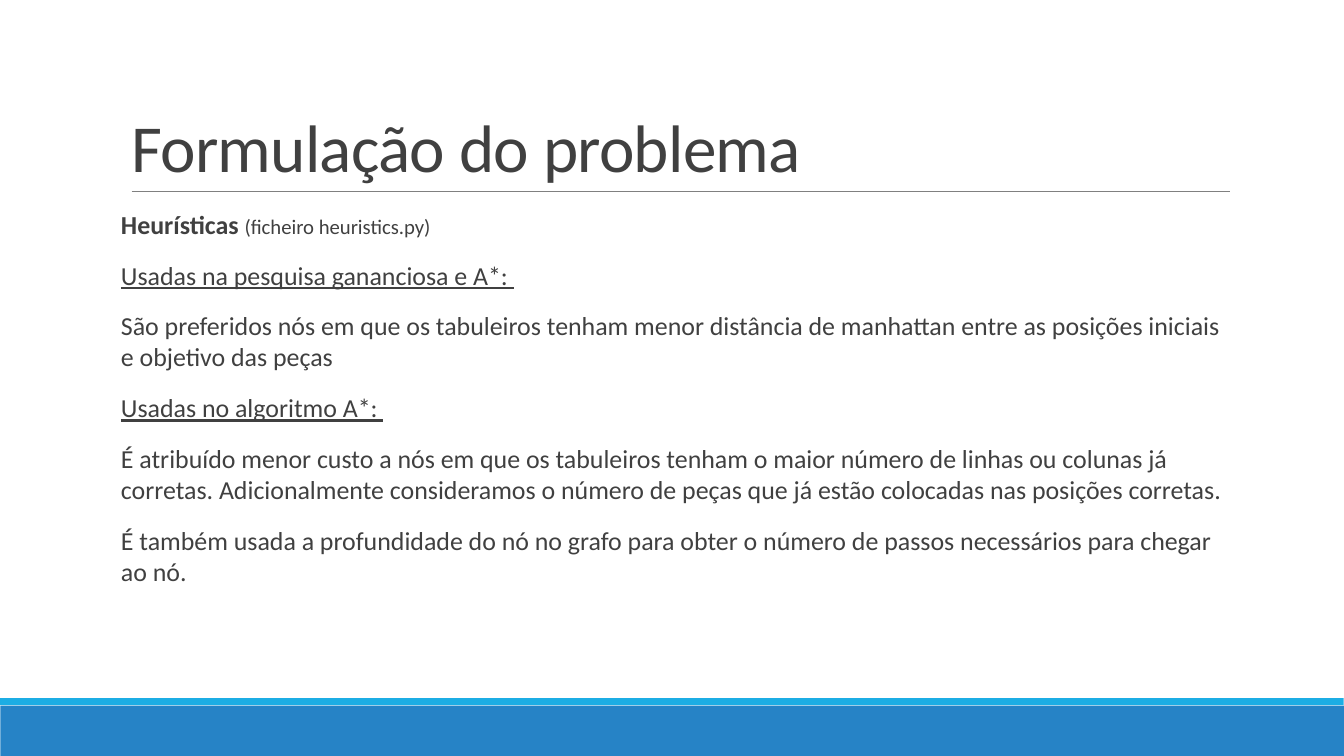
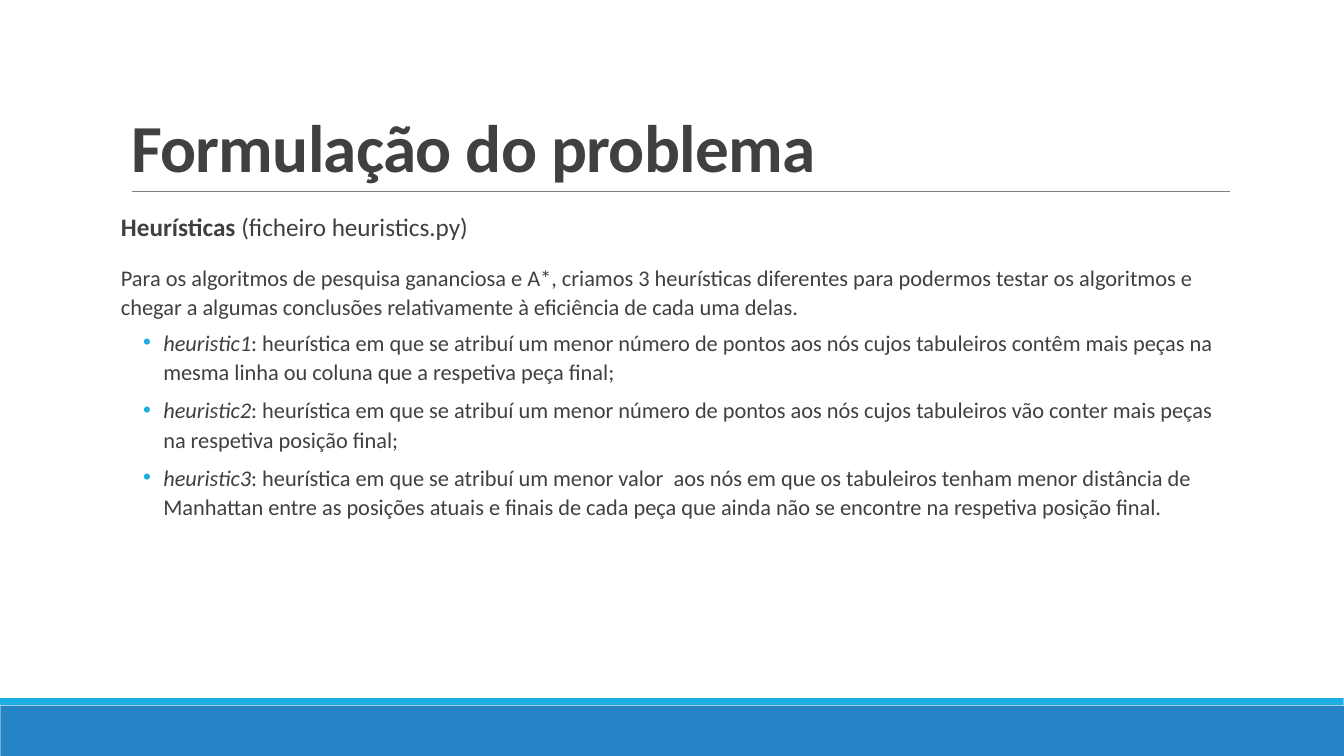
Before and after one commit to pedrovponte/IART-g39, a slide deck: slide 5 of docs/finalpresentation.pptx. Drawn at 1344x756 pixels with LibreOffice and Linux fonts; fonts in the diff are those of the drawing. Boxes give left, top, right and bottom in pixels: in the first picture for what was removed or moved away, otherwise in the second. Text is boxed around its words. In the diff, an @@ line names an element or a change of style, - is before the commit and + after.

Commit message:
Changes to pptx

```diff
--- a/docs/finalpresentation.pptx
+++ b/docs/finalpresentation.pptx
@@ title "Formulação do problema" at <box>131,125,815,184</box>: bold on @@
@@ text at <box>121,218,468,240</box>: size 18.5 to 18 pt in "Heurísticas"; size 14.8 to 18 pt in "(ficheiro heuristics.py)"; line spacing 1 to 1.1 @@
@@ text at <box>121,270,1212,519</box>: text changed; size 18.5 to 16 pt @@
-Usadas na pesquisa gananciosa e A*:
-São preferidos nós em que os tabuleiros tenham menor distância de manhattan entre as posições iniciais e objetivo das peças
-Usadas no algoritmo A*:
-É atribuído menor custo a nós em que os tabuleiros tenham o maior número de linhas ou colunas já corretas. Adicionalmente consideramos o número de peças que já estão colocadas nas posições corretas.
-É também usada a profundidade do nó no grafo para obter o número de passos necessários para chegar ao nó.
+Para os algoritmos de pesquisa gananciosa e A*, criamos 3 heurísticas diferentes para podermos testar os algoritmos e chegar a algumas conclusões relativamente à eficiência de cada uma delas.
+  • heuristic1: heurística em que se atribuí um menor número de pontos aos nós cujos tabuleiros contêm mais peças na mesma linha ou coluna que a respetiva peça final;
+  • heuristic2: heurística em que se atribuí um menor número de pontos aos nós cujos tabuleiros vão conter mais peças na respetiva posição final;
+  • heuristic3: heurística em que se atribuí um menor valor aos nós em que os tabuleiros tenham menor distância de Manhattan entre as posições atuais e finais de cada peça que ainda não se encontre na respetiva posição final.
```
Also in this commit, not shown: 8 other slides changed, 1 slide added, 3 other files.
